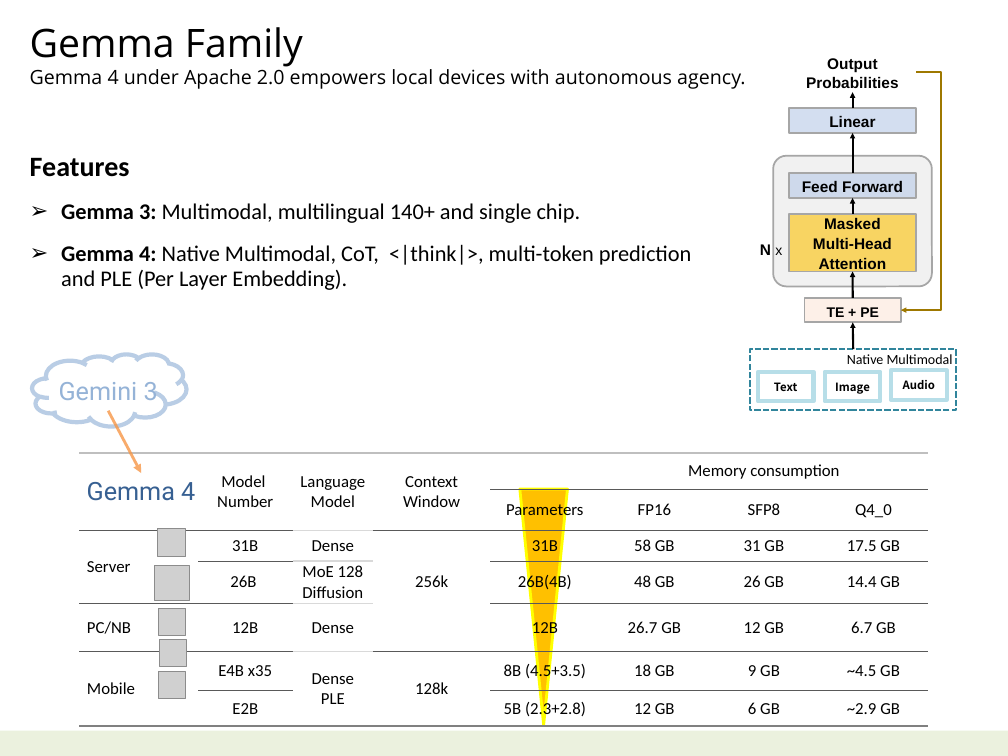
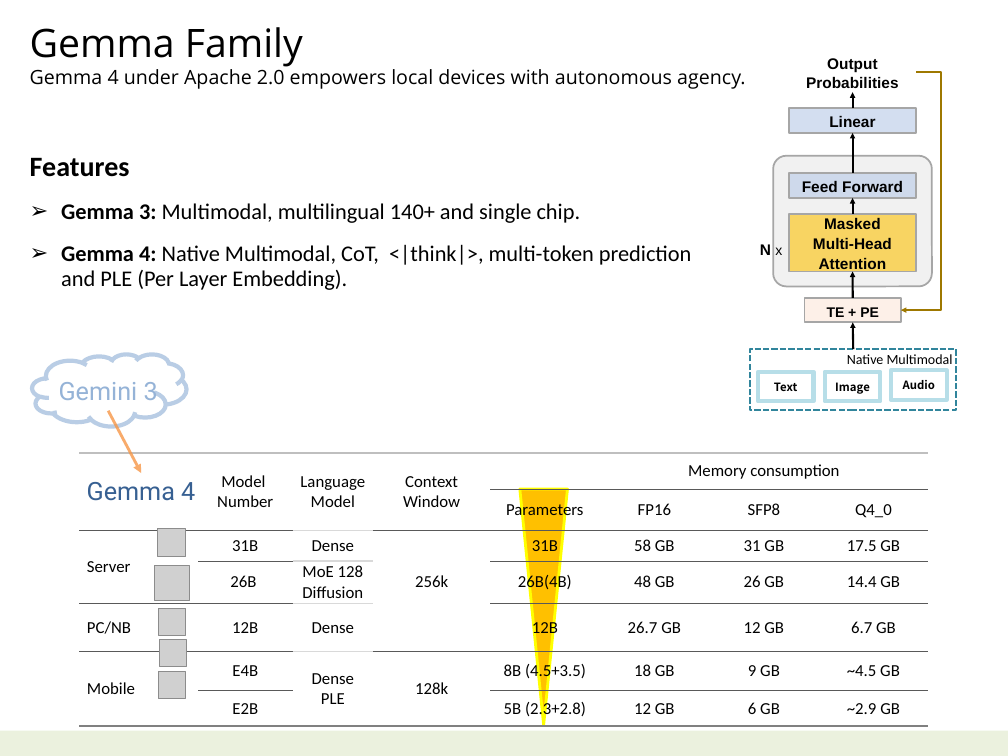
Before and after one commit to navibator/crazy-ai, a slide deck: slide 10 of ai-gemma.pptx. Drawn at 1008x756 pixels with LibreOffice and Linux fonts; fonts in the diff are those of the drawing; grey boxes stand for pictures. Boxes give left, top, right and bottom in pixels: in the first picture for what was removed or moved away, otherwise in the second. Text is boxed around its words. In the diff, an @@ line names an element or a change of style, - is before the commit and + after.

```diff
--- a/ai-gemma.pptx
+++ b/ai-gemma.pptx
@@ table at (79, 453, 929, 722) @@
-row 6, column 2: E4B x35
+row 6, column 2: E4B
```
Also in this commit, not shown: 8 other slides changed.
